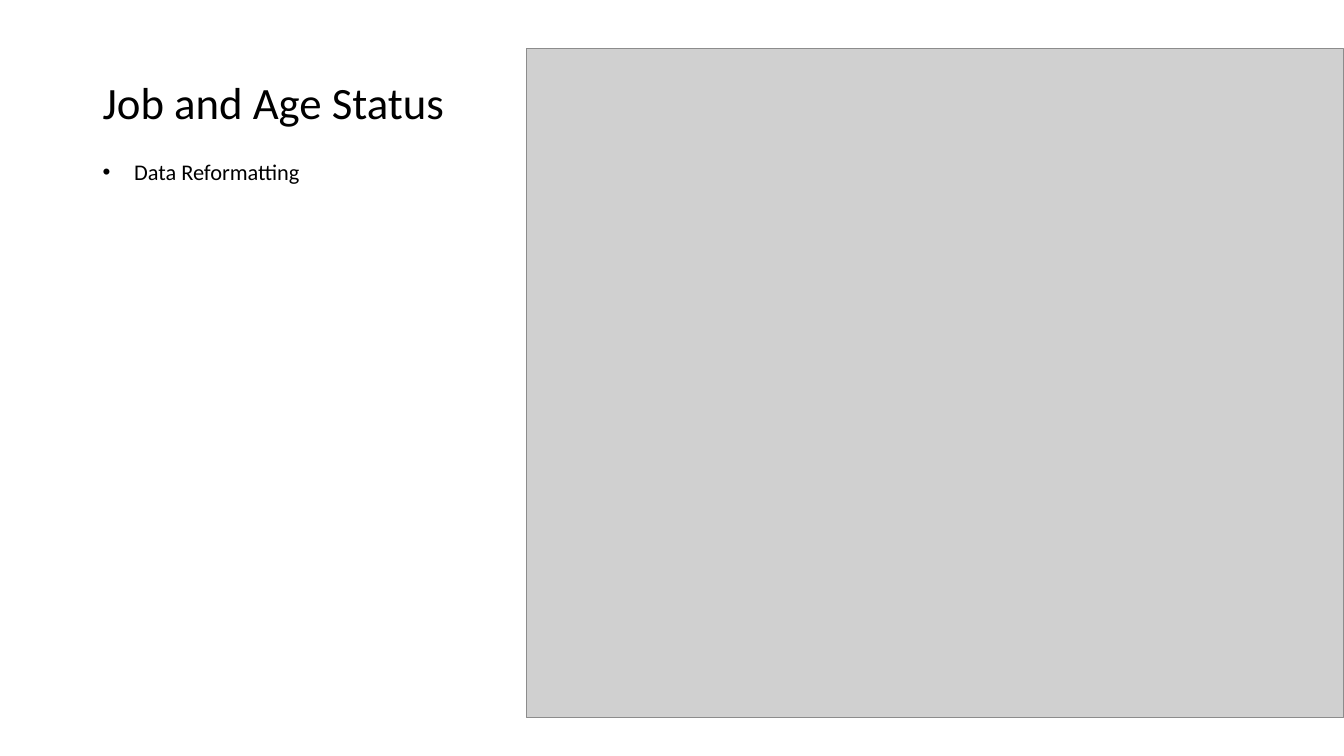
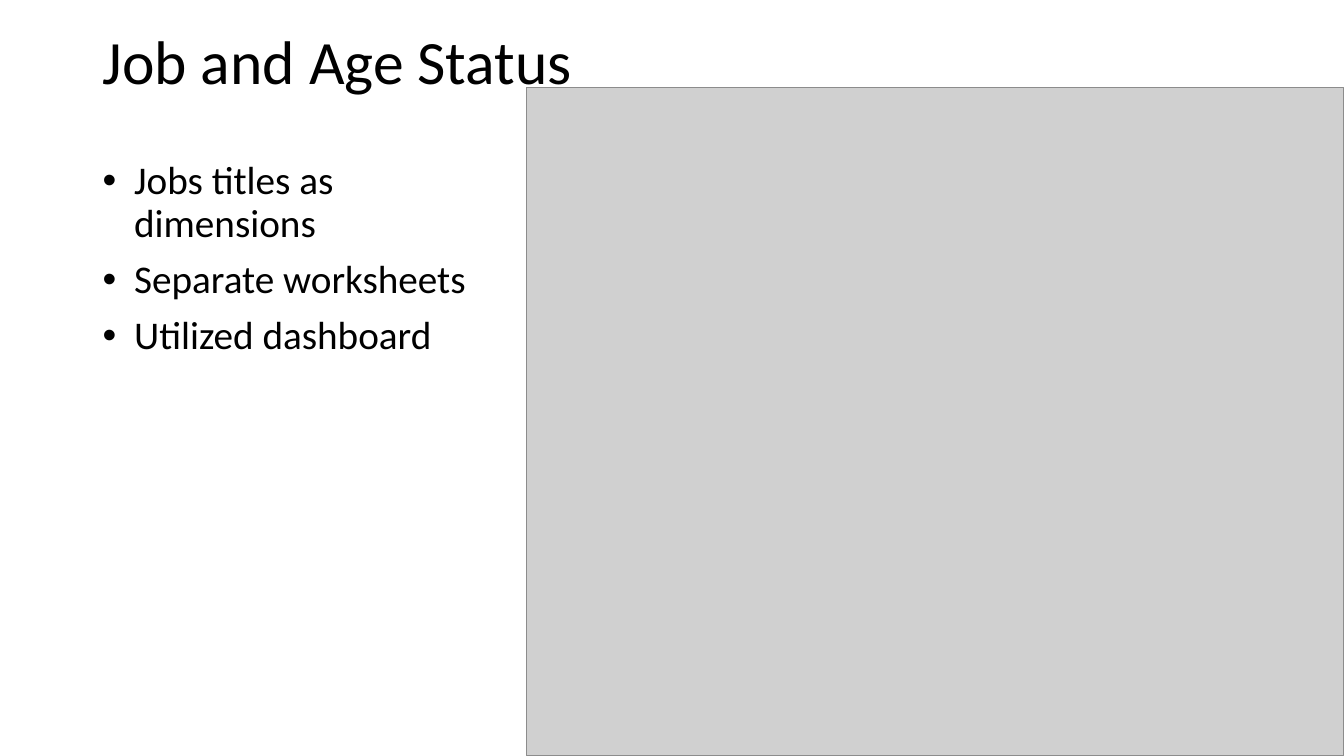
Before and after one commit to andreanc223/DV_FinalProject, a slide deck: slide 6 of TEData.pptx (slide 4 before the commit). Drawn at 1344x756 pixels with LibreOffice and Linux fonts; fonts in the diff are those of the drawing; grey boxes stand for pictures. Boxes give left, top, right and bottom in pixels: in the first picture for what was removed or moved away, otherwise in the second. Text is boxed around its words. In the diff, an @@ line names an element or a change of style, - is before the commit and + after.

```diff
--- a/TEData.pptx
+++ b/TEData.pptx
@@ title "Job and Age Status": place and size @@
-title "Job and Age Status" at <box>103,88,444,127</box>
+title "Job and Age Status" at <box>103,41,572,98</box>
@@ title "Job and Age Status" at <box>103,41,572,98</box>: size 32 to 44 pt @@
@@ picture: place and size @@
-picture at <box>526,48,1344,718</box>
+picture at <box>526,87,1344,756</box>
@@ text at <box>134,166,465,350</box>: text changed; size 16 to 28 pt @@
-• Data Reformatting
+• Jobs titles as dimensions
+• Separate worksheets
+• Utilized dashboard
```
Also in this commit, not shown: 2 other slides changed, 3 slides added, 20 other files.
